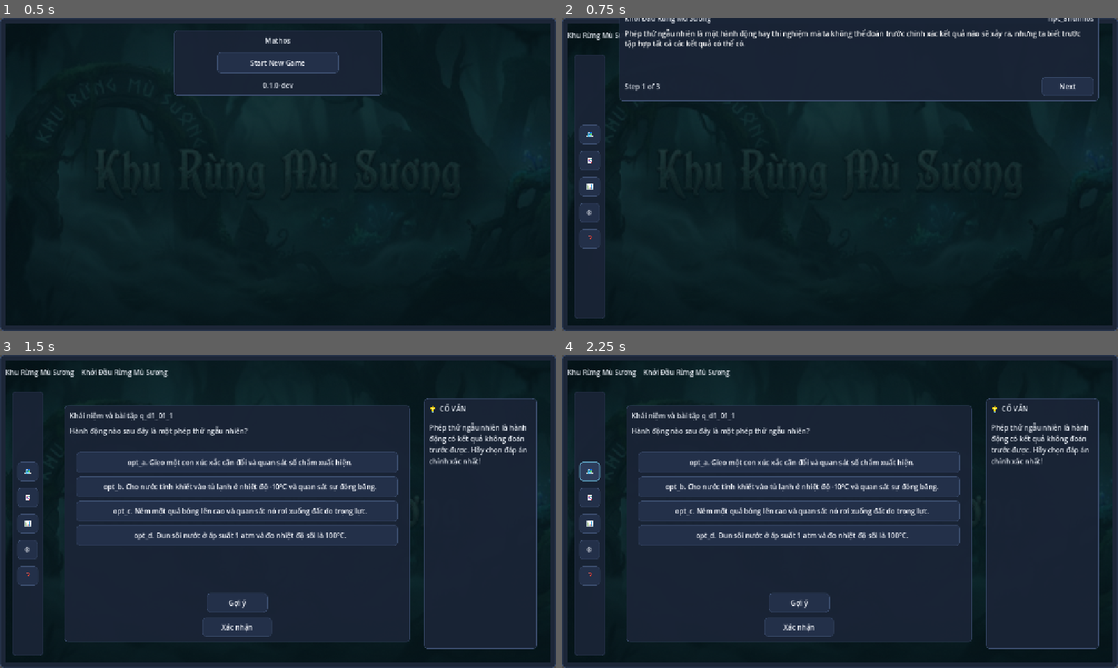
Above: before the commit, frames 1-4 (two rows, left to right).
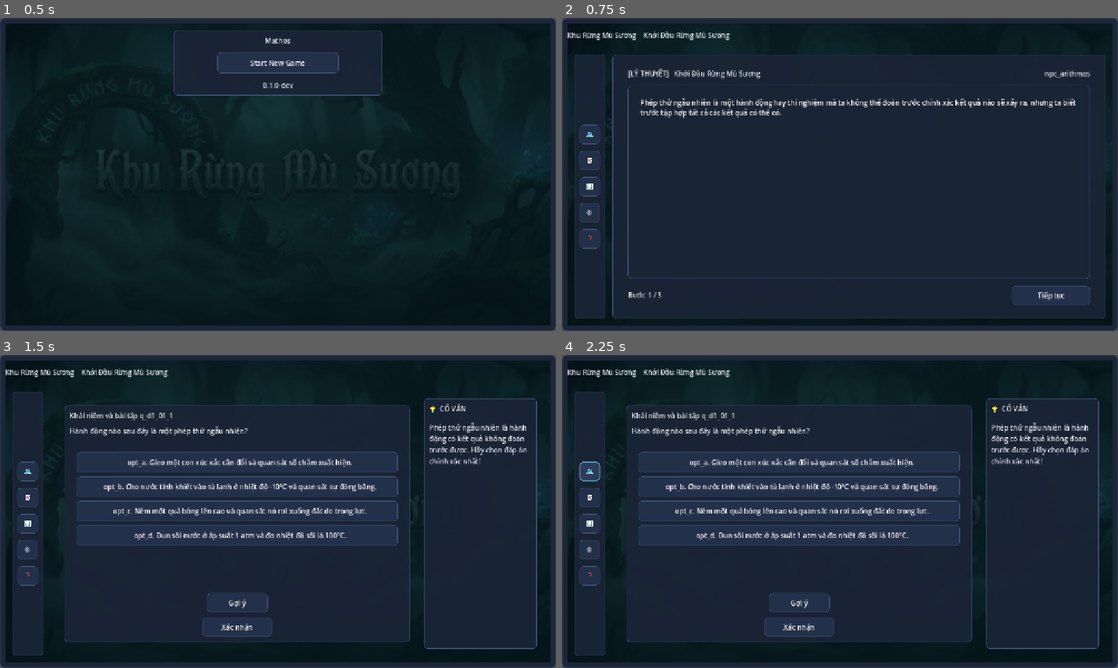
Above: after the commit, the same moments.

Repository: vanthanhcampus57-dev/Mathos
Game: Godot game, scene res://src/app/app_root.tscn
Same seed, same stepped clock (60 frames per second), same inputs: the game is played once before the commit and once after it.
Inputs:
- Up to frame 1 (0.5 s): no input
- Up to frame 2 (0.75 s): click "Start New Game" at 0.5 s
- Up to frame 3 (1.5 s): click "Next" (after the commit: "Tiếp tục") at 1.25 s
- Up to frame 4 (2.25 s): click "🗺️" at 2 s

Frame 1 is identical in both runs. In frame 2, 10% of the frame differs, in the area x 9-98%, y 0-96%; in frame 3, less than 0.1%; in frame 4, less than 0.1%.

Commit message:
feat(lesson): clean integration of accepted Lesson UI Master V1 onto baseline 12a5261e

Diff:
--- a/src/ui/lesson/lesson_panel.gd
+++ b/src/ui/lesson/lesson_panel.gd
@@ -59,20 +59,21 @@
 	var continue_button: Button = _get_continue_button()
 
 	if _steps.is_empty():
-		if speaker_label != null: speaker_label.text = ""
+		if speaker_label != null: speaker_label.text = "CỐ VẤN"
 		if body_label != null: body_label.text = ""
 		if context_title_label != null: context_title_label.text = ""
-		if page_indicator_label != null: page_indicator_label.text = "0 / 0"
+		if page_indicator_label != null: page_indicator_label.text = "Bước 0 / 0"
 		if continue_button != null:
-			continue_button.text = "Continue"
+			continue_button.text = "Bắt đầu giải đố"
 			continue_button.disabled = true
 		return
 
 	var step: PresentationModels.LessonStepData = _steps[_current_index]
 
 	if speaker_label != null:
-		speaker_label.text = step.speaker_label
-		speaker_label.visible = not step.speaker_label.is_empty()
+		var raw_speaker: String = step.speaker_label
+		speaker_label.text = raw_speaker if not raw_speaker.is_empty() else "CỐ VẤN"
+		speaker_label.visible = true
 
 	if body_label != null:
 		body_label.text = step.body_text
@@ -82,14 +83,14 @@
 		context_title_label.visible = not step.context_title.is_empty()
 
 	if page_indicator_label != null:
-		page_indicator_label.text = "Step %d of %d" % [_current_index + 1, _steps.size()]
+		page_indicator_label.text = "Bước %d / %d" % [_current_index + 1, _steps.size()]
 
 	if continue_button != null:
 		continue_button.disabled = false
 		if _current_index == _steps.size() - 1:
-			continue_button.text = "Start Puzzle"
+			continue_button.text = "Bắt đầu giải đố"
 		else:
-			continue_button.text = "Next"
+			continue_button.text = "Tiếp tục"
 
 	step_changed.emit(_current_index, _steps.size())
 
@@ -100,16 +101,31 @@
 		pass
 
 func _get_context_title_label() -> Label:
-	return get_node_or_null("MarginContainer/PanelContainer/VBoxContainer/HeaderContainer/ContextTitleLabel") as Label
+	var lbl = get_node_or_null("MarginContainer/VBoxContainer/HeaderContainer/ContextTitleLabel")
+	if lbl == null:
+		lbl = get_node_or_null("MarginContainer/PanelContainer/VBoxContainer/HeaderContainer/ContextTitleLabel")
+	return lbl as Label
 
 func _get_speaker_label() -> Label:
-	return get_node_or_null("MarginContainer/PanelContainer/VBoxContainer/HeaderContainer/SpeakerLabel") as Label
+	var lbl = get_node_or_null("MarginContainer/VBoxContainer/HeaderContainer/SpeakerLabel")
+	if lbl == null:
+		lbl = get_node_or_null("MarginContainer/PanelContainer/VBoxContainer/HeaderContainer/SpeakerLabel")
+	return lbl as Label
 
 func _get_body_label() -> RichTextLabel:
-	return get_node_or_null("MarginContainer/PanelContainer/VBoxContainer/BodyTextLabel") as RichTextLabel
+	var lbl = get_node_or_null("MarginContainer/VBoxContainer/BodyPanel/BodyMargin/BodyTextLabel")
+	if lbl == null:
+		lbl = get_node_or_null("MarginContainer/PanelContainer/VBoxContainer/BodyTextLabel")
+	return lbl as RichTextLabel
 
 func _get_page_indicator_label() -> Label:
-	return get_node_or_null("MarginContainer/PanelContainer/VBoxContainer/FooterContainer/PageIndicatorLabel") as Label
+	var lbl = get_node_or_null("MarginContainer/VBoxContainer/FooterContainer/PageIndicatorLabel")
+	if lbl == null:
+		lbl = get_node_or_null("MarginContainer/PanelContainer/VBoxContainer/FooterContainer/PageIndicatorLabel")
+	return lbl as Label
 
 func _get_continue_button() -> Button:
-	return get_node_or_null("MarginContainer/PanelContainer/VBoxContainer/FooterContainer/ContinueButton") as Button
+	var btn = get_node_or_null("MarginContainer/VBoxContainer/FooterContainer/ContinueButton")
+	if btn == null:
+		btn = get_node_or_null("MarginContainer/PanelContainer/VBoxContainer/FooterContainer/ContinueButton")
+	return btn as Button
--- a/src/ui/lesson/lesson_panel.tscn
+++ b/src/ui/lesson/lesson_panel.tscn
@@ -1,63 +1,85 @@
-[gd_scene load_steps=2 format=3 uid="uid://d1_lesson_panel_001"]
+[gd_scene load_steps=3 format=3 uid="uid://d1_lesson_panel_001"]
 
 [ext_resource type="Script" path="res://src/ui/lesson/lesson_panel.gd" id="1_script"]
+[ext_resource type="Theme" uid="uid://mathos_theme_001" path="res://src/ui/theme/mathos_theme.tres" id="2_mtheme"]
 
-[node name="LessonPanel" type="Control"]
-layout_mode = 3
+[node name="LessonPanel" type="PanelContainer"]
 anchors_preset = 15
 anchor_right = 1.0
 anchor_bottom = 1.0
 grow_horizontal = 2
 grow_vertical = 2
+size_flags_horizontal = 3
+size_flags_vertical = 3
+theme = ExtResource("2_mtheme")
+theme_type_variation = &"MathosCard"
 script = ExtResource("1_script")
 
 [node name="MarginContainer" type="MarginContainer" parent="."]
-layout_mode = 1
-anchors_preset = 15
-anchor_right = 1.0
-anchor_bottom = 1.0
-grow_horizontal = 2
-grow_vertical = 2
+layout_mode = 2
+theme_override_constants/margin_left = 24
+theme_override_constants/margin_top = 20
+theme_override_constants/margin_right = 24
+theme_override_constants/margin_bottom = 20
+
+[node name="VBoxContainer" type="VBoxContainer" parent="MarginContainer"]
+layout_mode = 2
+theme_override_constants/separation = 16
+
+[node name="HeaderContainer" type="HBoxContainer" parent="MarginContainer/VBoxContainer"]
+layout_mode = 2
+theme_override_constants/separation = 12
+
+[node name="ObjectiveBadge" type="Label" parent="MarginContainer/VBoxContainer/HeaderContainer"]
+layout_mode = 2
+theme_type_variation = &"MathosMeta"
+text = "[LÝ THUYẾT]"
+
+[node name="ContextTitleLabel" type="Label" parent="MarginContainer/VBoxContainer/HeaderContainer"]
+layout_mode = 2
+size_flags_horizontal = 3
+theme_type_variation = &"MathosHeading"
+text = "1.1 Khởi Đầu Rừng Mù Sương"
+
+[node name="SpeakerLabel" type="Label" parent="MarginContainer/VBoxContainer/HeaderContainer"]
+layout_mode = 2
+theme_type_variation = &"MathosSubtitle"
+text = "CỐ VẤN"
+
+[node name="BodyPanel" type="PanelContainer" parent="MarginContainer/VBoxContainer"]
+layout_mode = 2
+size_flags_horizontal = 3
+size_flags_vertical = 3
+theme_type_variation = &"MathosPanelSecondary"
+
+[node name="BodyMargin" type="MarginContainer" parent="MarginContainer/VBoxContainer/BodyPanel"]
+layout_mode = 2
 theme_override_constants/margin_left = 16
 theme_override_constants/margin_top = 16
 theme_override_constants/margin_right = 16
 theme_override_constants/margin_bottom = 16
 
-[node name="PanelContainer" type="PanelContainer" parent="MarginContainer"]
-layout_mode = 2
-
-[node name="VBoxContainer" type="VBoxContainer" parent="MarginContainer/PanelContainer"]
-layout_mode = 2
-theme_override_constants/separation = 12
-
-[node name="HeaderContainer" type="HBoxContainer" parent="MarginContainer/PanelContainer/VBoxContainer"]
-layout_mode = 2
-
-[node name="ContextTitleLabel" type="Label" parent="MarginContainer/PanelContainer/VBoxContainer/HeaderContainer"]
+[node name="BodyTextLabel" type="RichTextLabel" parent="MarginContainer/VBoxContainer/BodyPanel/BodyMargin"]
 layout_mode = 2
 size_flags_horizontal = 3
-text = "Stage Context"
+size_flags_vertical = 3
+theme_type_variation = &"MathosBody"
+bbcode_enabled = true
+text = "Nội dung bài học..."
 
-[node name="SpeakerLabel" type="Label" parent="MarginContainer/PanelContainer/VBoxContainer/HeaderContainer"]
+[node name="FooterContainer" type="HBoxContainer" parent="MarginContainer/VBoxContainer"]
 layout_mode = 2
-text = "Guide"
+theme_override_constants/separation = 16
+alignment = 1
 
-[node name="BodyTextLabel" type="RichTextLabel" parent="MarginContainer/PanelContainer/VBoxContainer"]
-custom_minimum_size = Vector2(0, 100)
-layout_mode = 2
-size_flags_vertical = 3
-bbcode_enabled = true
-text = "Lesson body text goes here..."
-
-[node name="FooterContainer" type="HBoxContainer" parent="MarginContainer/PanelContainer/VBoxContainer"]
-layout_mode = 2
-
-[node name="PageIndicatorLabel" type="Label" parent="MarginContainer/PanelContainer/VBoxContainer/FooterContainer"]
+[node name="PageIndicatorLabel" type="Label" parent="MarginContainer/VBoxContainer/FooterContainer"]
 layout_mode = 2
 size_flags_horizontal = 3
-text = "Step 1 of 1"
+theme_type_variation = &"MathosMeta"
+text = "Bước 1 / 1"
 
-[node name="ContinueButton" type="Button" parent="MarginContainer/PanelContainer/VBoxContainer/FooterContainer"]
-custom_minimum_size = Vector2(120, 36)
+[node name="ContinueButton" type="Button" parent="MarginContainer/VBoxContainer/FooterContainer"]
+custom_minimum_size = Vector2(180, 44)
 layout_mode = 2
-text = "Continue"
+theme_type_variation = &"MathosPrimaryButton"
+text = "Bắt đầu giải đố"
